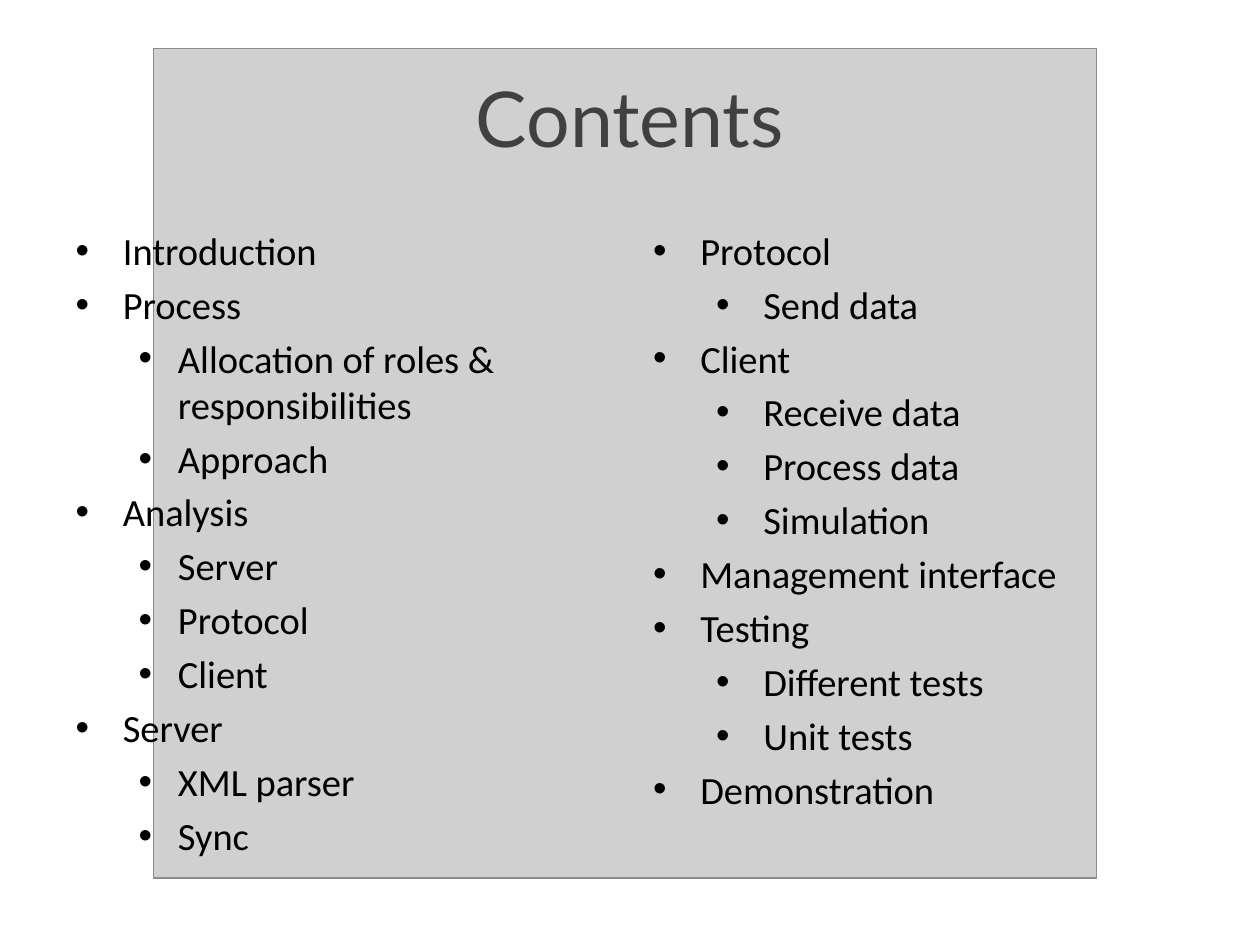
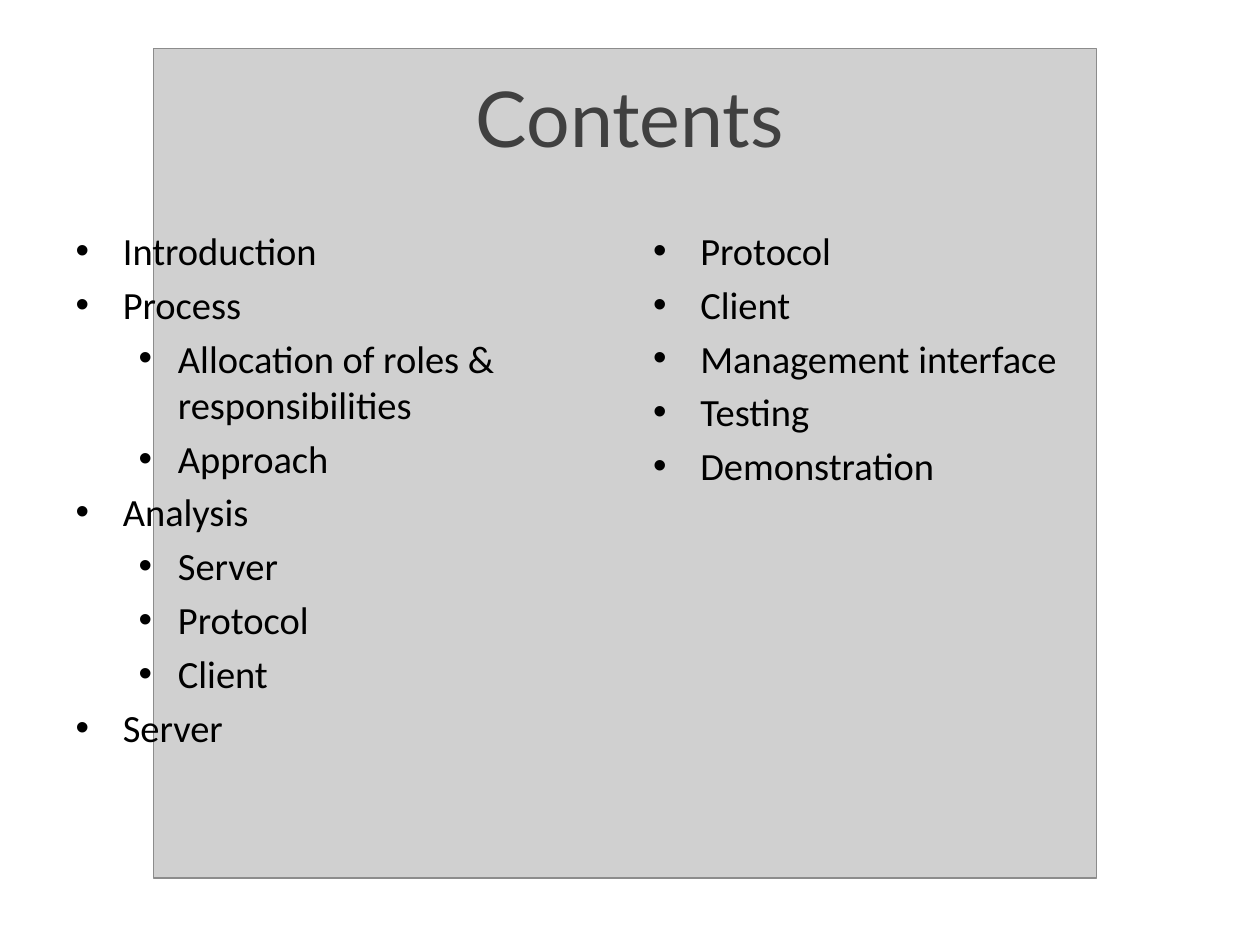
Before and after one commit to GRAAFYME/ContainingJ2P2P, a slide deck: slide 2 of Documentatie/Presentatie/ContainingPresentatie.pptx. Drawn at 1260x945 pixels with LibreOffice and Linux fonts; fonts in the diff are those of the drawing; grey boxes stand for pictures. Boxes give left, top, right and bottom in pixels: in the first picture for what was removed or moved away, otherwise in the second. Text is boxed around its words. In the diff, an @@ line names an element or a change of style, - is before the commit and + after.

```diff
--- a/Documentatie/Presentatie/ContainingPresentatie.pptx
+++ b/Documentatie/Presentatie/ContainingPresentatie.pptx
@@ text at bbox=[763, 292, 918, 320]: paragraph removed @@
-  • Send data
@@ text at bbox=[763, 399, 961, 535]: paragraphs removed @@
-  • Receive data
-  • Process data
-  • Simulation
@@ text at bbox=[763, 669, 984, 751]: paragraphs removed @@
-  • Different tests
-  • Unit tests
@@ text at bbox=[178, 771, 355, 857]: paragraphs removed @@
-  • XML parser
-  • Sync
```
Also in this commit, not shown: 15 slides added, 1 slide removed.
